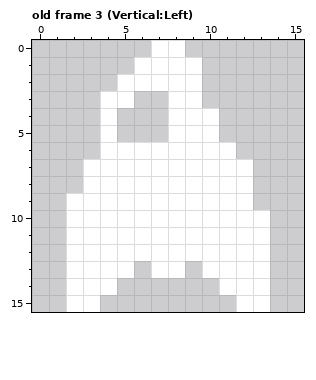
Edited in one commit: pixel-art file (arcade/micro-shooter/raw/shooter.aseprite). The picture above was drawn from the file before the commit.
16x16 pixels, 10 frames. Shown: old frame 3 (Vertical:Left). The commit also changed other frames, which this record leaves out.
And afterwards:
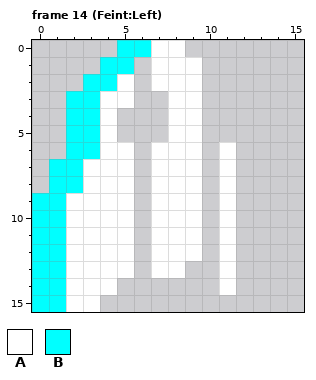
Palette (. is transparent): A #ffffff  B #00ffff
A new or re-ordered frame is compared with the old frame closest to it.
Edits made:
frames 10 -> 20
Frame 14 (Feint:Left) is new; against old frame 3 (Vertical:Left), layer "Player/Ship":
Colour B is added in row 0 at x 5 to 6; in row 1 at x 4 to 5; in row 2 at x 3 to 4; in rows 3 to 6 at x 2 to 3; in rows 7 to 8 at x 1 to 2; in rows 9 to 15 at x 0 to 1.
The author cleared colour A in rows 1 to 2 at x 6; in rows 4 to 5 at x 10; in row 6 at x 6 and 10; in rows 7 to 9 at x 6, 10 and 12; in rows 10 to 12 at x 6, 10 and 12 to 13; in row 13 at x 10 and 12 to 13.
The author cleared colour A in rows 14 to 15 at x 12 to 13.
